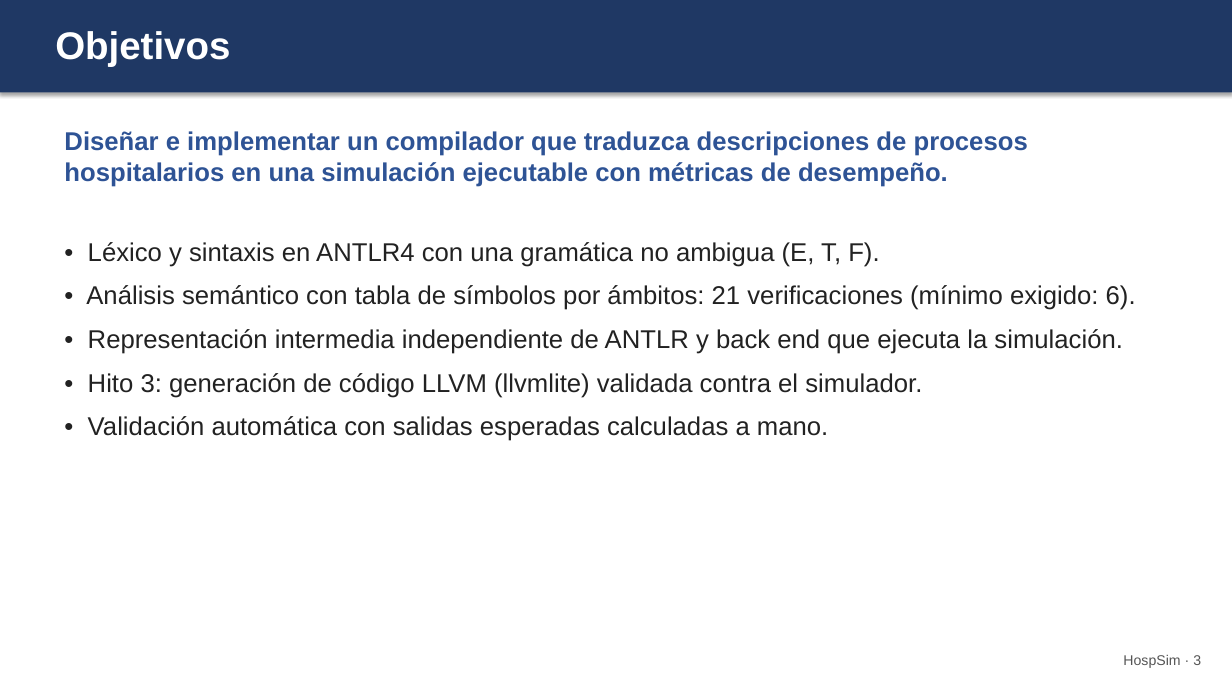
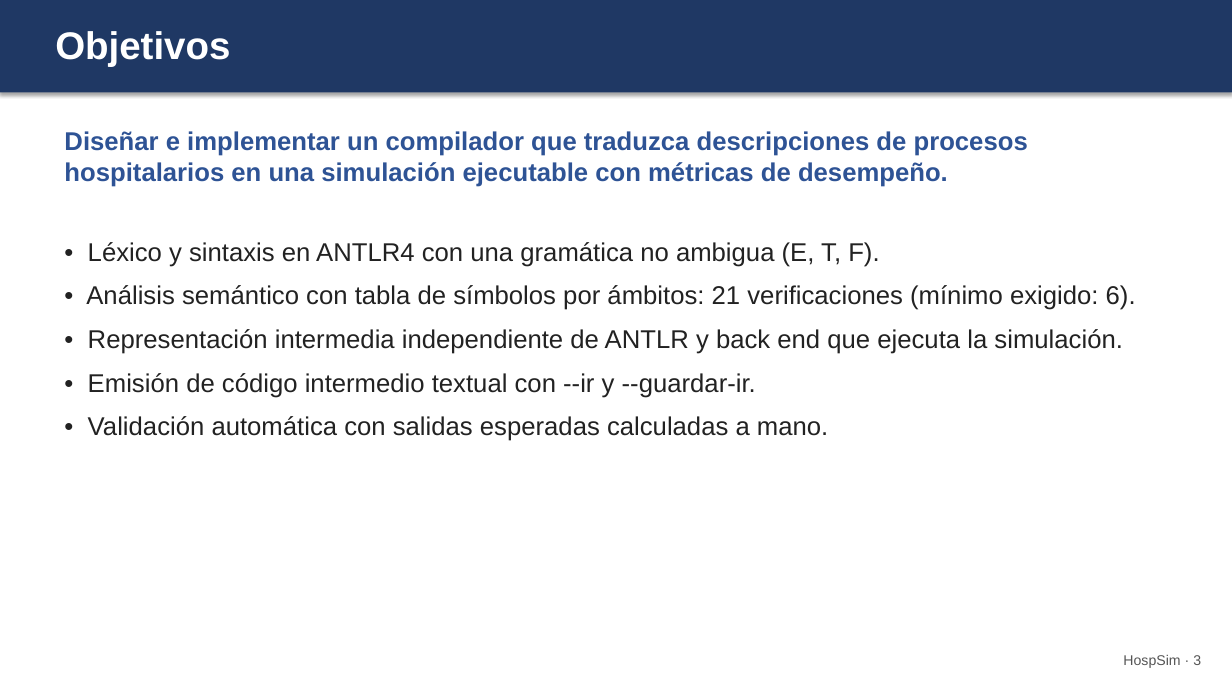
Before and after one commit to Jere348/HospSim, a slide deck: slide 3 of docs/presentacion/Presentacion_Hito2_HospSim.pptx. Drawn at 1232x693 pixels with LibreOffice and Linux fonts; fonts in the diff are those of the drawing. Boxes give left, top, right and bottom in pixels: in the first picture for what was removed or moved away, otherwise in the second. Text is boxed around its words. In the diff, an @@ line names an element or a change of style, - is before the commit and + after.

Commit message:
Hito 2: simulacion por eventos con cola FIFO por recurso, validacion de capacidad casi cero, ambitos por id, codigo intermedio (--ir) y caratula completa
- Recursos compartidos: un paciente ya no reserva un recurso en el futuro bloqueando a otros.
- Capacidades como 0.0000000001 se rechazan en el analisis semantico (antes el simulador fallaba).
- Un proceso llamado 'global' ya no comparte la tabla del ambito global.
- Pruebas: 20 casos de salida y 11 regresiones; run_tests.py portable a Windows.

```diff
--- a/docs/presentacion/Presentacion_Hito2_HospSim.pptx
+++ b/docs/presentacion/Presentacion_Hito2_HospSim.pptx
@@ text at bbox=[88, 373, 756, 398]: text changed @@
-• Hito 3: generación de código LLVM (llvmlite) validada contra el simulador.
+• Emisión de código intermedio textual con --ir y --guardar-ir.
```
Also in this commit, not shown: 5 other slides changed, 20 other files.
